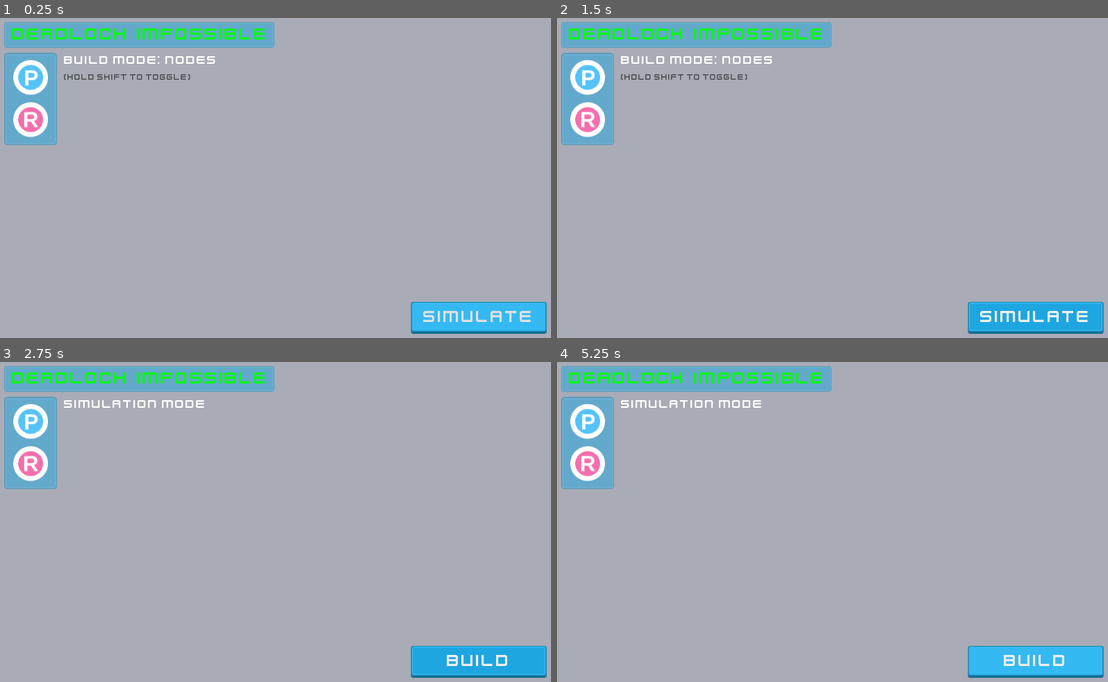
Above: before the commit, frames 1-4 (two rows, left to right).
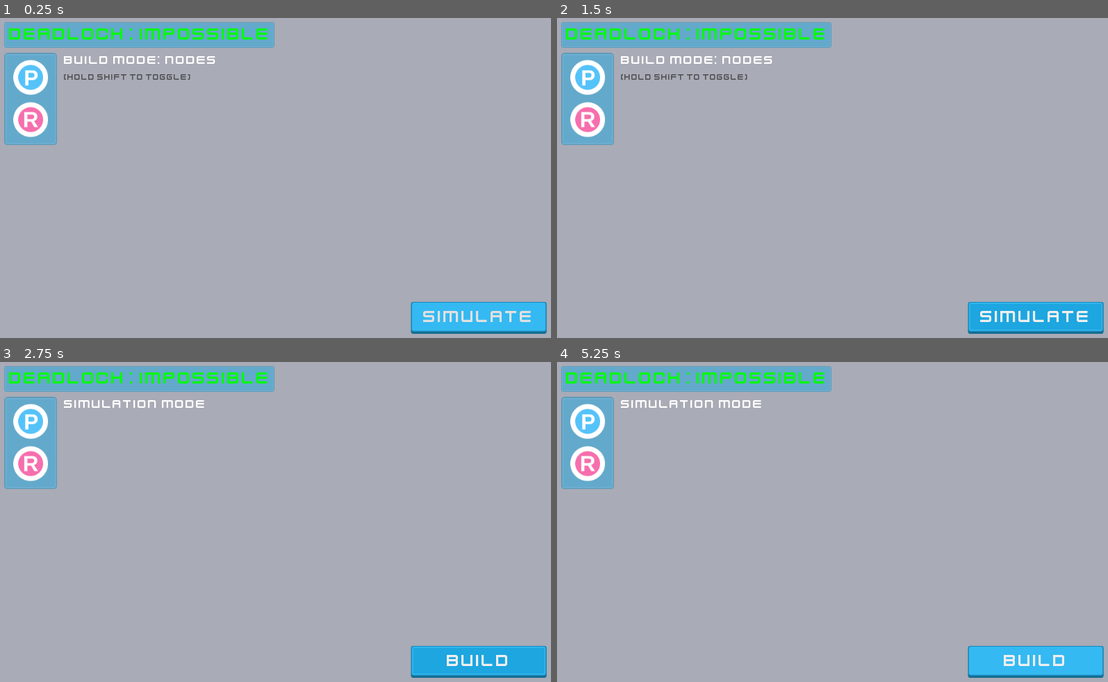
Above: after the commit, the same moments.

Repository: Athakaspen/ResGraph
Game: Godot game, scene res://Scenes/GraphMaker.tscn
The game is run twice, just before and just after one commit, with the same random seed, the same clock (stepped at 60 frames per second) and the same inputs.
Inputs (mouse positions are in pixels of both pictures, inside the frame that each line leads up to):
- Up to frame 1 (0.25 s): no input
- Up to frame 2 (1.5 s): click "Simulate" at 0.5 s; click "Build" at 1.25 s
- Up to frame 3 (2.75 s): click "Simulate" at 2 s
- Up to frame 4 (5.25 s): click "Build" at 2.75 s; click "Simulate" at 3.5 s; click "Build" at 4.25 s; tap Enter at 5 s; move the mouse to (590, 422) at 5.02 s; click (590, 422) at 5.1 s

The runs differ from the first frame. In frame 1, 0.9% of the frame differs, in the area x 1-49%, y 3-7%; in frame 2, 0.9%; in frame 3, 0.9%; in frame 4, 0.9%.

Commit message:
Finalized, web export

Diff:
--- a/Scenes/GraphMaker.tscn
+++ b/Scenes/GraphMaker.tscn
@@ -132,7 +132,7 @@
 theme = ExtResource( 2 )
 custom_fonts/font = ExtResource( 8 )
 custom_colors/font_color = Color( 0, 1, 0, 1 )
-text = "Deadlock  Impossible"
+text = "Deadlock : Impossible"
 align = 1
 valign = 1
 __meta__ = {
--- a/Scenes/GraphNode.tscn
+++ b/Scenes/GraphNode.tscn
@@ -21,6 +21,7 @@
 [node name="ResourceIcon" type="Sprite" parent="."]
 visible = false
 texture = ExtResource( 3 )
+
 [connection signal="input_event" from="Area2D" to="." method="_on_Area2D_input_event"]
 [connection signal="mouse_entered" from="Area2D" to="." method="_on_Area2D_mouse_entered"]
 [connection signal="mouse_exited" from="Area2D" to="." method="_on_Area2D_mouse_exited"]
--- a/Scripts/GraphMaker.gd
+++ b/Scripts/GraphMaker.gd
@@ -183,10 +183,10 @@
 		if find_loop(node.name):
 			loop = true
 	if loop:
-		deadlockLabel.text = "Deadlock  Possible"
+		deadlockLabel.text = "Deadlock : Possible"
 		deadlockLabel.add_color_override("font_color", Color(1,1,0))
 	else:
-		deadlockLabel.text = "Deadlock  Impossible"
+		deadlockLabel.text = "Deadlock : Impossible"
 		deadlockLabel.add_color_override("font_color", Color(0,1,0))
 
 # returns true or false representing if a loop of arrows exists (ignores type)
--- a/Scripts/draganddrop.gd
+++ b/Scripts/draganddrop.gd
@@ -22,8 +22,8 @@
 		"resource":
 			$ProcessIcon.visible = false
 			$ResourceIcon.visible = true
-	self.connect("new_arrow", Graph, "on_new_arrow")
-	self.connect("end_arrow", Graph, "on_end_arrow")
+	#self.connect("new_arrow", Graph, "on_new_arrow")
+	#self.connect("end_arrow", Graph, "on_end_arrow")
 
 func _input(event):
 	if event.is_action_released("click"):
Not shown, added: export_presets.cfg
Binary file added: web/ResGraph.png
Binary file added: web/favicon.png
Not shown, added: web/ResGraph.audio.worklet.js
Not shown, added: web/ResGraph.html
Not shown, added: web/ResGraph.js
Not shown, added: web/ResGraph.pck
Not shown, added: web/ResGraph.wasm
Not shown, added: web/index.html
